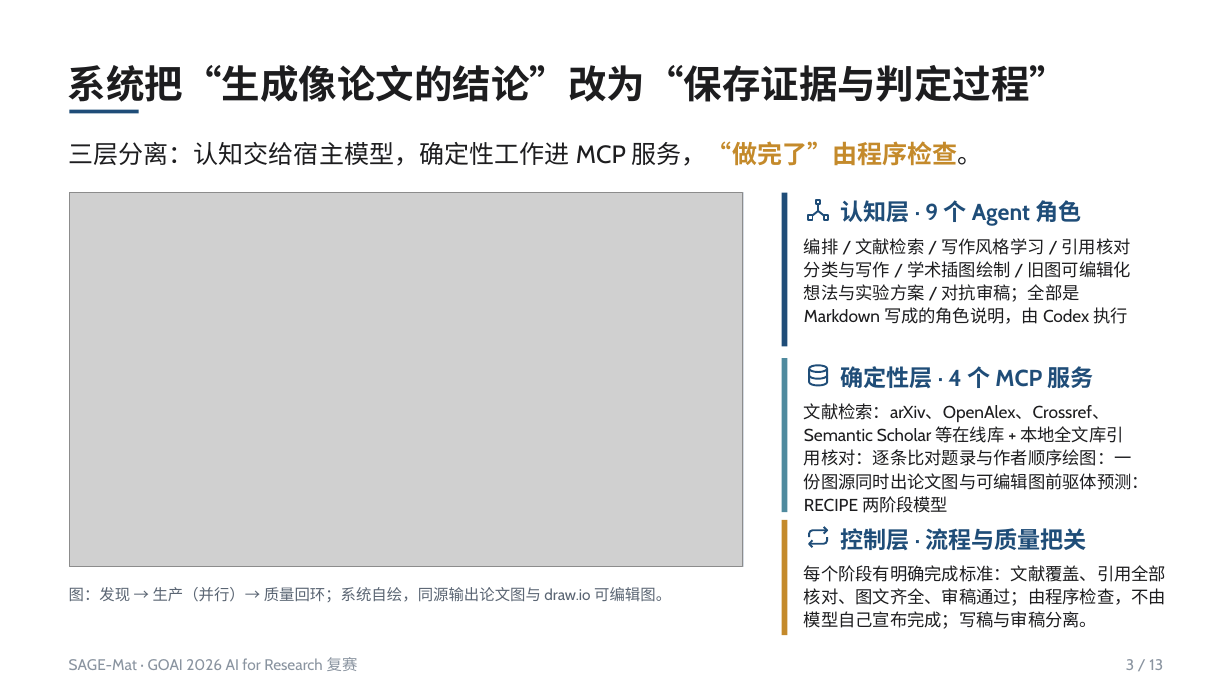
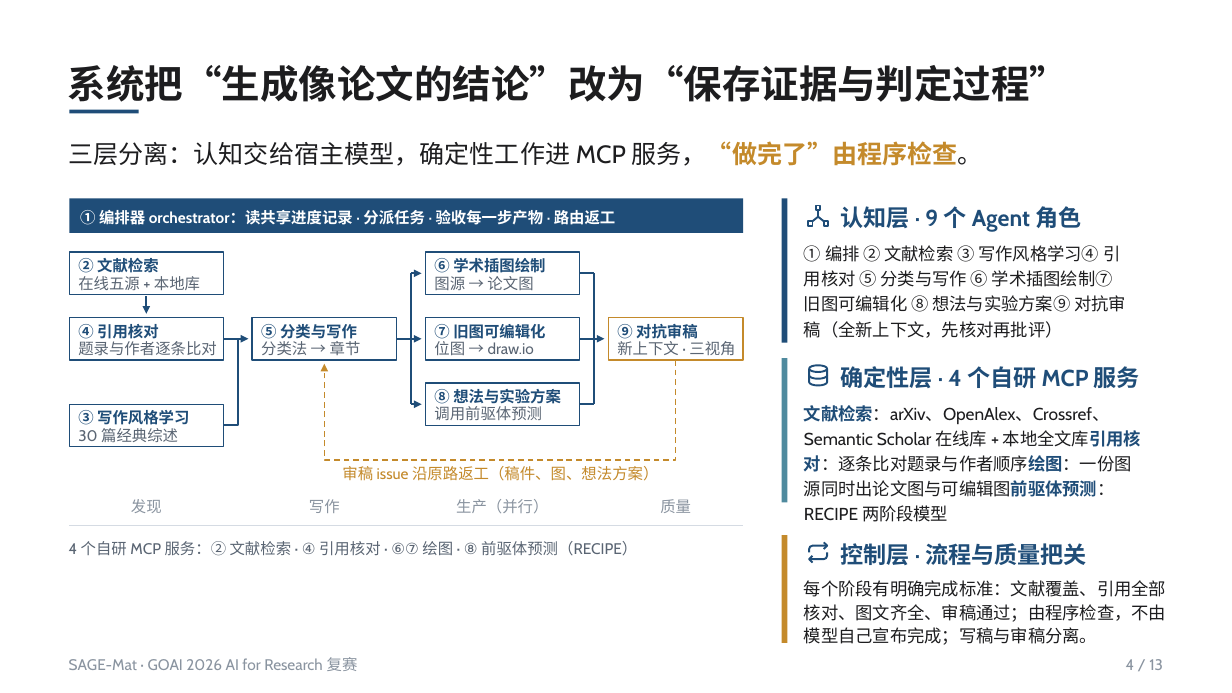
Before and after one commit to asimfish/goai_research, a slide deck: slide 4 of submission/goai_final/deck/SAGE-Mat_复赛方案说明.pptx (slide 3 before the commit). Drawn at 1232x693 pixels with LibreOffice and Linux fonts; fonts in the diff are those of the drawing; grey boxes stand for pictures. Boxes give left, top, right and bottom in pixels: in the first picture for what was removed or moved away, otherwise in the second. Text is boxed around its words. In the diff, an @@ line names an element or a change of style, - is before the commit and + after.

Commit message:
feat(deck): restructure per review — background page, native 9-agent figure, synthesis-plan modeling
Cover numbers now reflect scientific content (28 compared synthesis conditions,
7 predicted compounds, 4 new directions) instead of citation counts and page
count; new page on automated-lab knowledge loop and the scientific gap; science
page reframed around "which literature, how to find it, where the new
discovery is"; system page draws the nine numbered agents natively and bolds the
four MCP services; agent-flow page shows the parallel writing/ideas branch that
the reviewer joins; gate page labels the responsible agents; RECIPE page becomes
"synthesis-plan modeling" (AI precursors + analogical conditions) with the
benchmark merged in; closing page rewritten around application value.

```diff
--- a/submission/goai_final/deck/SAGE-Mat_复赛方案说明.pptx
+++ b/submission/goai_final/deck/SAGE-Mat_复赛方案说明.pptx
@@ rectangle removed at <box>69,192,743,567</box> @@
@@ picture removed at <box>70,192,743,567</box> @@
@@ rectangle: place and size @@
-rectangle at <box>782,192,787,347</box>
+rectangle at <box>782,199,787,343</box>
@@ 6 freeform shapes, 1 text: place and size @@
-6 freeform shapes, 1 text at <box>808,200,1081,547</box>
+6 freeform shapes, 1 text at <box>808,205,1081,553</box>
@@ text at <box>804,245,1126,338</box>: text changed @@
-编排 / 文献检索 / 写作风格学习 / 引用核对分类与写作 / 学术插图绘制 / 旧图可编辑化想法与实验方案 / 对抗审稿；全部是 Markdown 写成的角色说明，由 Codex 执行
+① 编排 ② 文献检索 ③ 写作风格学习④ 引用核对 ⑤ 分类与写作 ⑥ 学术插图绘制⑦ 旧图可编辑化 ⑧ 想法与实验方案⑨ 对抗审稿（全新上下文，先核对再批评）
@@ rectangle: place and size @@
-rectangle at <box>782,359,787,513</box>
+rectangle at <box>782,359,787,503</box>
@@ text at <box>840,366,1140,388</box>: text changed @@
-确定性层 · 4 个 MCP 服务
+确定性层 · 4 个自研 MCP 服务
@@ text at <box>804,405,1141,522</box>: text changed @@
-文献检索：arXiv、OpenAlex、Crossref、Semantic Scholar 等在线库 + 本地全文库引用核对：逐条比对题录与作者顺序绘图：一份图源同时出论文图与可编辑图前驱体预测：RECIPE 两阶段模型
+文献检索：arXiv、OpenAlex、Crossref、Semantic Scholar 在线库 + 本地全文库引用核对：逐条比对题录与作者顺序绘图：一份图源同时出论文图与可编辑图前驱体预测：RECIPE 两阶段模型
@@ rectangle: place and size @@
-rectangle at <box>782,519,787,635</box>
+rectangle at <box>782,535,787,643</box>
@@ group added at <box>69,199,743,556</box>: 23 texts, 9 rectangles, 6 freeform shapes, 5 arrows @@
+① 编排器 orchestrator：读共享进度记录 · 分派任务 · 验收每一步产物 · 路由返工
+② 文献检索
+在线五源 + 本地库
+④ 引用核对
+题录与作者逐条比对
+③ 写作风格学习
+30 篇经典综述
+⑤ 分类与写作
+分类法 → 章节
+⑥ 学术插图绘制
+图源 → 论文图
+⑦ 旧图可编辑化
+位图 → draw.io
+⑧ 想法与实验方案
+调用前驱体预测
+⑨ 对抗审稿
+新上下文 · 三视角
+审稿 issue 沿原路返工（稿件、图、想法方案）
+发现
+写作
+生产（并行）
+质量
+4 个自研 MCP 服务：② 文献检索 · ④ 引用核对 · ⑥⑦ 绘图 · ⑧ 前驱体预测（RECIPE）
@@ freeform shape: place and size @@
-freeform shape at <box>810,527,827,537</box>
+freeform shape at <box>810,553,827,563</box>
@@ text "控制层 · 流程与质量把关": place and size @@
-text "控制层 · 流程与质量把关" at <box>840,528,1087,550</box>
+text "控制层 · 流程与质量把关" at <box>840,543,1087,565</box>
@@ text removed at <box>69,587,671,602</box> @@
-图：发现 → 生产（并行）→ 质量回环；系统自绘，同源输出论文图与 draw.io 可编辑图。
@@ text "每个阶段有明确完成标准：文献覆盖、引用全部核对、图文齐全、审稿通过；由程序检查，不由模型自己宣布完成；写稿与审稿分离。": place and size @@
-text "每个阶段有明确完成标准：文献覆盖、引用全部核对、图文齐全、审稿通过；由程序检查，不由模型自己宣布完成；写稿与审稿分离。" at <box>804,565,1166,629</box>
+text "每个阶段有明确完成标准：文献覆盖、引用全部核对、图文齐全、审稿通过；由程序检查，不由模型自己宣布完成；写稿与审稿分离。" at <box>804,580,1166,645</box>
@@ text at <box>1126,659,1163,670</box>: text changed @@
-3 / 13
+4 / 13
```
Also in this commit, not shown: 8 other slides changed, 2 slides added, 2 slides removed, 46 other files.
